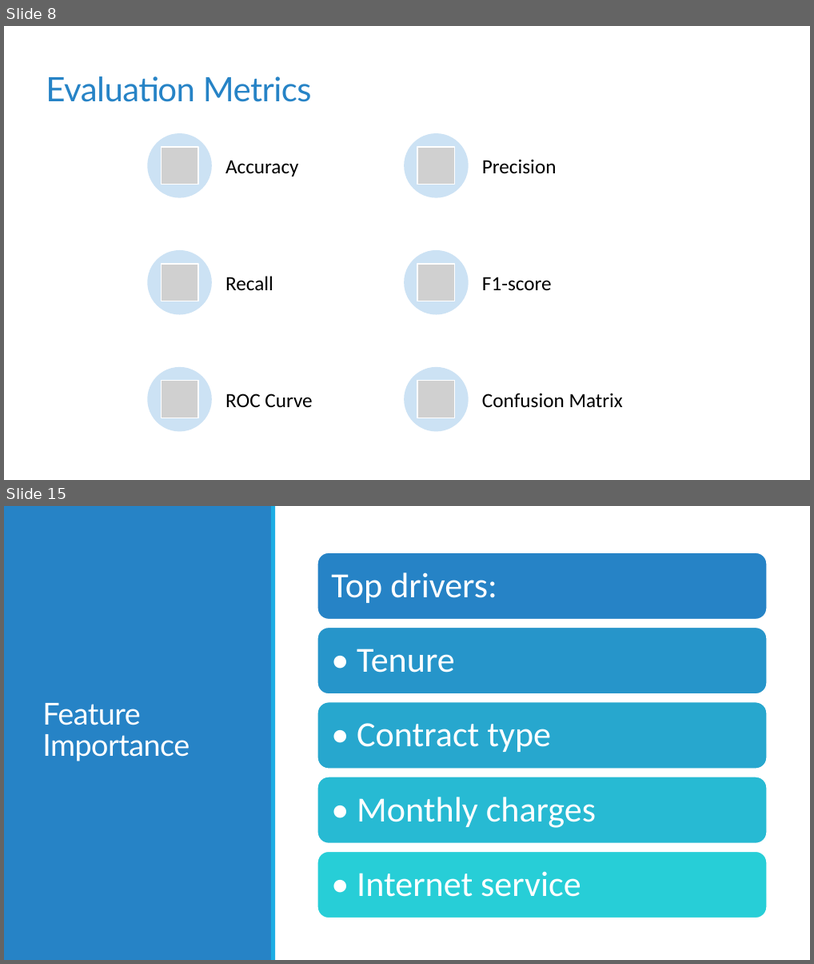
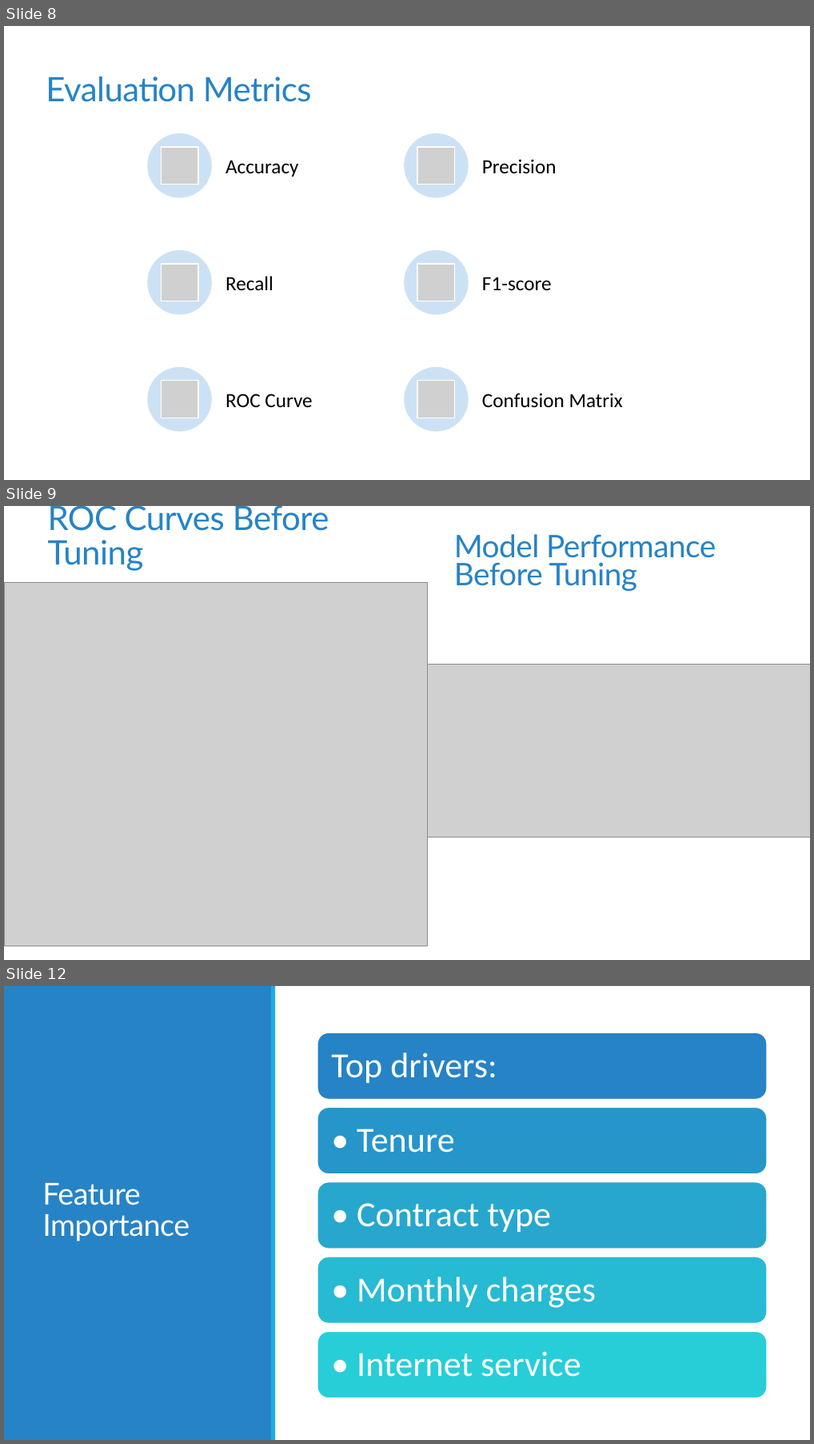
Before and after one commit to monikatyagiisc/customer-churn-prediction, a slide deck: reports/Customer_Churn_Prediction.pptx. Shown one above the other, each under a label of ours: slides 8 and 15 before the commit, slides 8, 9 and 12 after it; the slides between them are not shown. The pictures are 814x964 and 814x1444 pixels, drawn with LibreOffice and Linux fonts; fonts in the diff are those of the drawing; grey boxes stand for pictures. Boxes give left, top, right and bottom in pixels: in the first picture for what was removed or moved away, otherwise in the second. Text is boxed around its words. In the diff, an @@ line names an element or a change of style, - is before the commit and + after.

```diff
--- a/reports/Customer_Churn_Prediction.pptx
+++ b/reports/Customer_Churn_Prediction.pptx
@@ slide 9 added at (4,506,810,960), background #FFFFFF @@
@@ title added at (48,506,329,571), 40 pt, text #2683C6 @@
+ROC Curves Before Tuning
@@ text added at (454,534,716,591), 37 pt, text #2683C6 @@
+Model Performance Before Tuning
@@ picture added at (5,583,428,946) @@
@@ picture added at (412,664,810,837) @@
@@ what was slide 15 is now slide 12 @@
```
Also in this commit, not shown: 8 slides changed, 1 other slide added, 5 slides removed.
